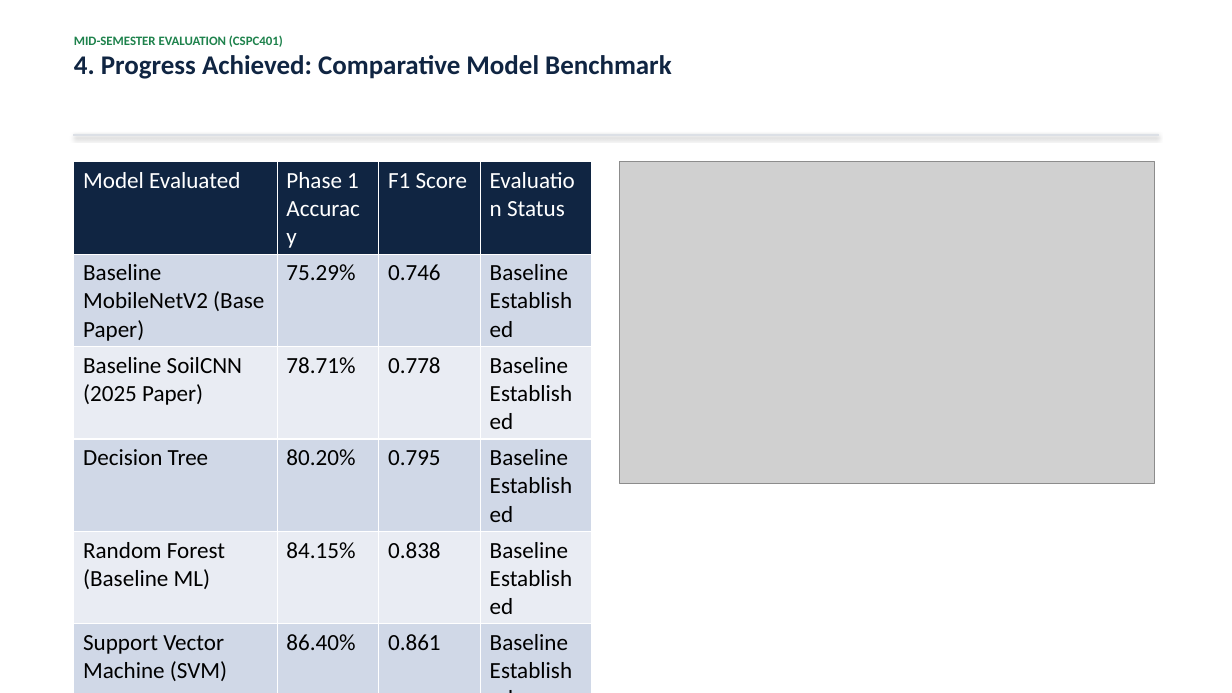
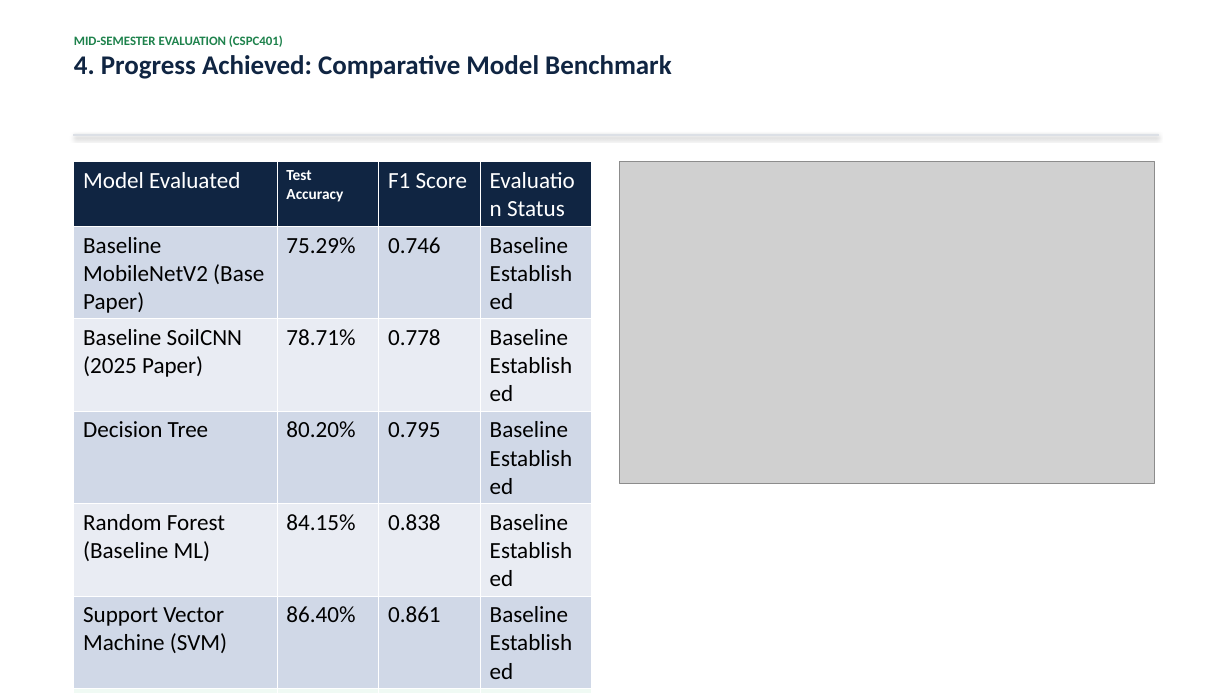
Before and after one commit to Naveen-Beniwal/soil-project1, a slide deck: slide 7 of Mid_Sem_Presentation_CSPC401.pptx. Drawn at 1232x693 pixels with LibreOffice and Linux fonts; fonts in the diff are those of the drawing; grey boxes stand for pictures. Boxes give left, top, right and bottom in pixels: in the first picture for what was removed or moved away, otherwise in the second. Text is boxed around its words. In the diff, an @@ line names an element or a change of style, - is before the commit and + after.

Commit message:
Refactor presentation and report: eliminate all phase references, emphasize complete agricultural plot analysis (Tab 2) and 60-feature ICAR framework

```diff
--- a/Mid_Sem_Presentation_CSPC401.pptx
+++ b/Mid_Sem_Presentation_CSPC401.pptx
@@ table at (74, 162, 592, 657) @@
-row 1, column 2: Phase 1 Accuracy
+row 1, column 2: Test Accuracy
-row 7, column 4: Initial Phase 1 Prototype ★
+row 7, column 4: Proposed Dual-Branch Model ★
```
Also in this commit, not shown: 5 other slides changed, 2 other files.
